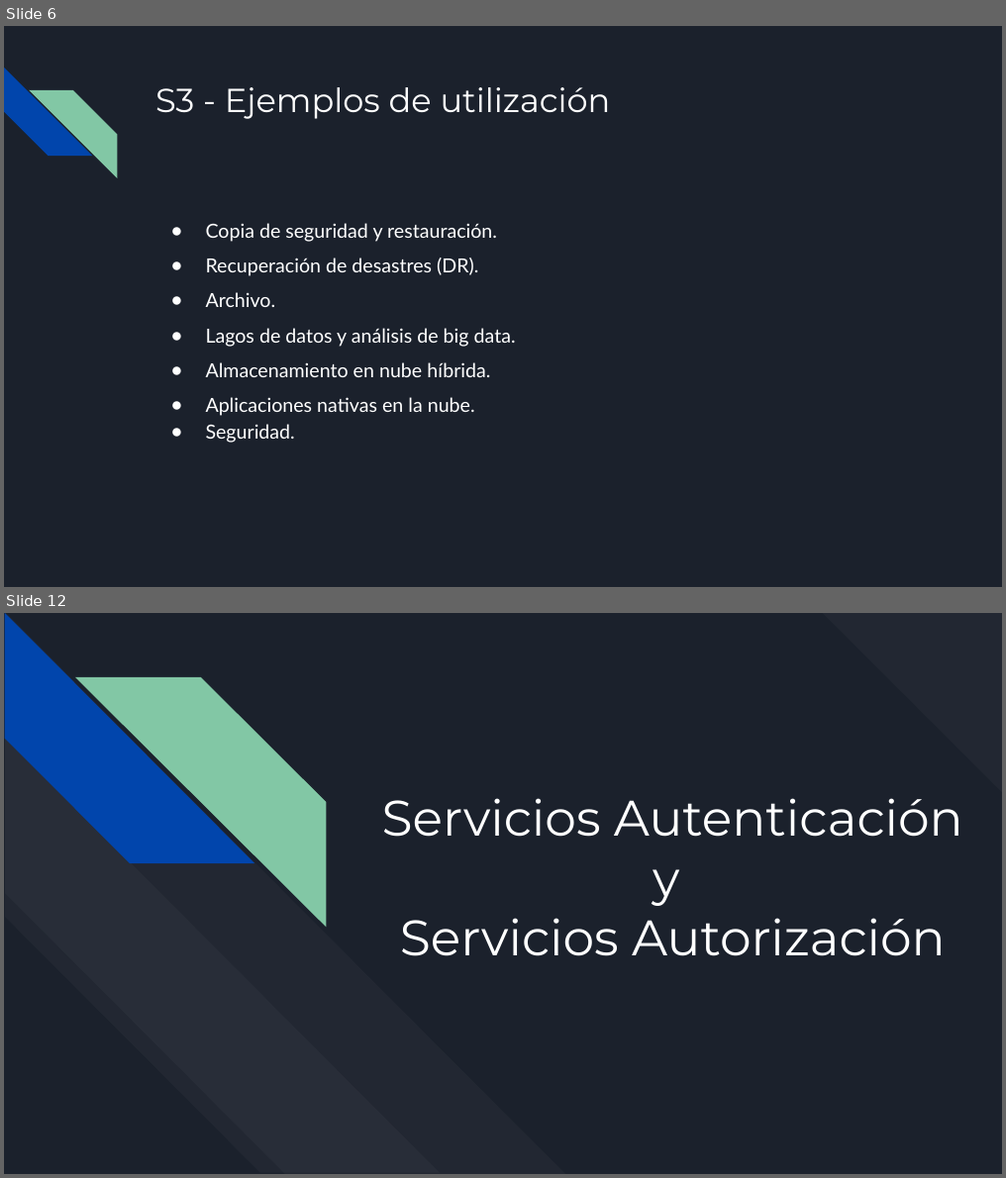
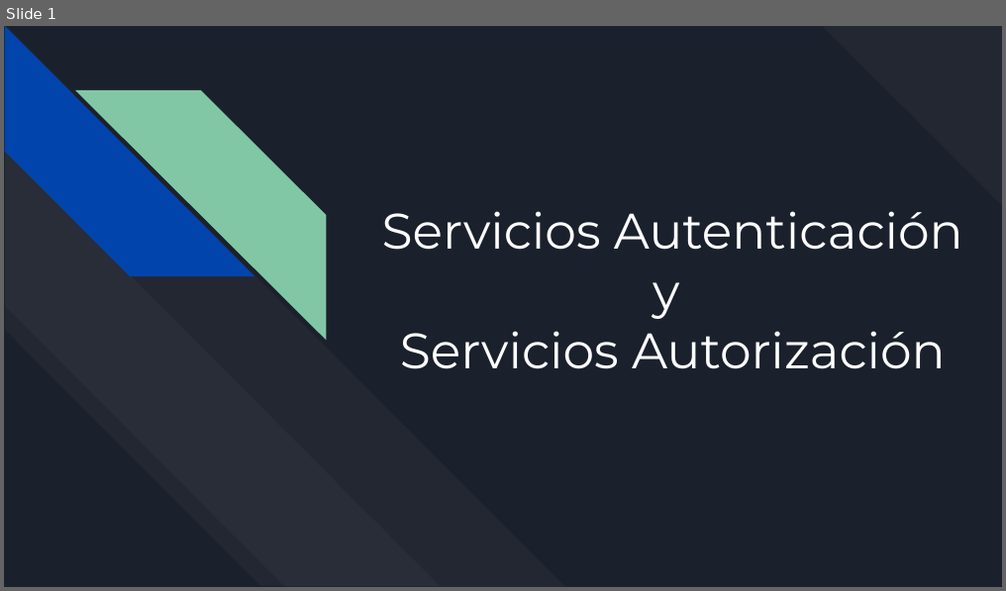
Before and after one commit to cordev-developer/aws-cognito, a slide deck: documentacion/CursoCognito.pptx. Shown one above the other, each under a label of ours: slides 6 and 12 before the commit, slide 1 after it; the slides between them are not shown. The pictures are 1006x1178 and 1006x591 pixels, drawn with LibreOffice and Linux fonts; fonts in the diff are those of the drawing. Boxes give left, top, right and bottom in pixels: in the first picture for what was removed or moved away, otherwise in the second. Text is boxed around its words. In the diff, an @@ line names an element or a change of style, - is before the commit and + after.

```diff
--- a/documentacion/CursoCognito.pptx
+++ b/documentacion/CursoCognito.pptx
@@ slide 6 removed at box(4, 26, 1002, 587), background #1B212C @@
@@ diag stripe removed at box(4, 68, 92, 156) @@
@@ diag stripe removed at box(29, 90, 117, 177) @@
@@ title removed at box(155, 87, 611, 119) @@
-S3 - Ejemplos de utilización
@@ text removed at box(206, 223, 516, 443) @@
-● Copia de seguridad y restauración.
-● Recuperación de desastres (DR).
-● Archivo.
-● Lagos de datos y análisis de big data.
-● Almacenamiento en nube híbrida.
-● Aplicaciones nativas en la nube.
-● Seguridad.
@@ what was slide 12 is now slide 1 @@
```
Also in this commit, not shown: 1 slide changed, 10 other slides removed, 17 other files.
